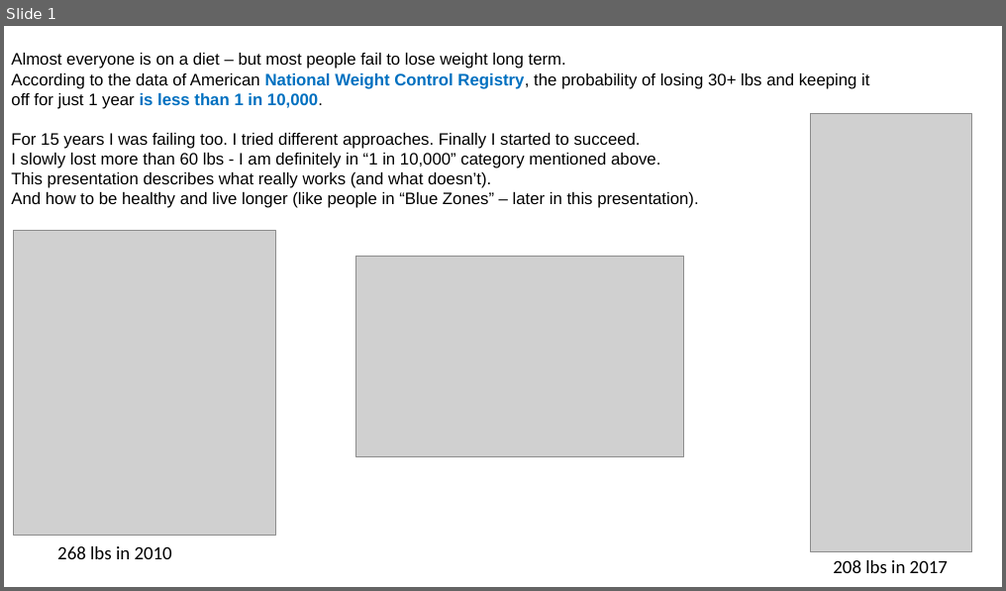
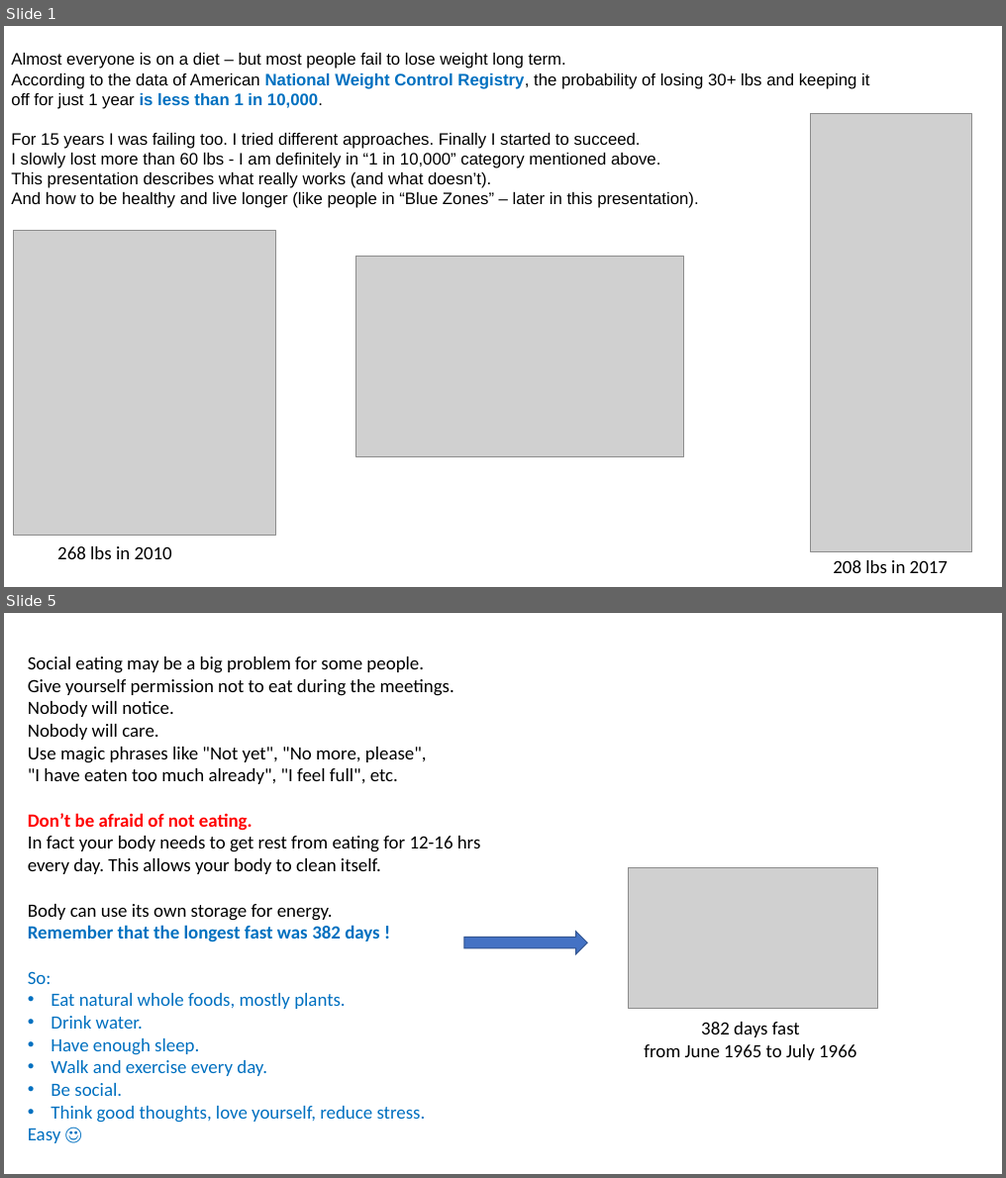
Before and after one commit to lselector/misc, a slide deck: _Life_Lose_Weight.pptx. Shown one above the other, each under a label of ours: slide 1 before the commit, slides 1 and 5 after it; the slides between them are not shown. The pictures are 1006x591 and 1006x1178 pixels, drawn with LibreOffice and Linux fonts; fonts in the diff are those of the drawing; grey boxes stand for pictures. Boxes give left, top, right and bottom in pixels: in the first picture for what was removed or moved away, otherwise in the second. Text is boxed around its words. In the diff, an @@ line names an element or a change of style, - is before the commit and + after.

```diff
--- a/_Life_Lose_Weight.pptx
+++ b/_Life_Lose_Weight.pptx
@@ slide 5 added at box(4, 613, 1002, 1174), background #FFFFFF @@
@@ text added at box(28, 657, 481, 1144), 18 pt, text #000000 @@
+Social eating may be a big problem for some people.
+Give yourself permission not to eat during the meetings.
+Nobody will notice.
+Nobody will care.
+Use magic phrases like "Not yet", "No more, please",
+"I have eaten too much already", "I feel full", etc.
+Don’t be afraid of not eating.
+In fact your body needs to get rest from eating for 12-16 hrs every day. This allows your body to clean itself.
+Body can use its own storage for energy.
+Remember that the longest fast was 382 days !
+So:
+• Eat natural whole foods, mostly plants.
+• Drink water.
+• Have enough sleep.
+• Walk and exercise every day.
+• Be social.
+• Think good thoughts, love yourself, reduce stress.
+Easy ☺
@@ picture added at box(628, 868, 877, 1009) @@
@@ right arrow added at box(464, 931, 588, 955), fill #4472C4, outline #325491 1 pt @@
@@ text added at box(644, 1022, 856, 1060), 18 pt, text #000000 @@
+382 days fast
+from June 1965 to July 1966
```
Also in this commit, not shown: 12 slides changed, 4 other slides added, 1 slide removed.
